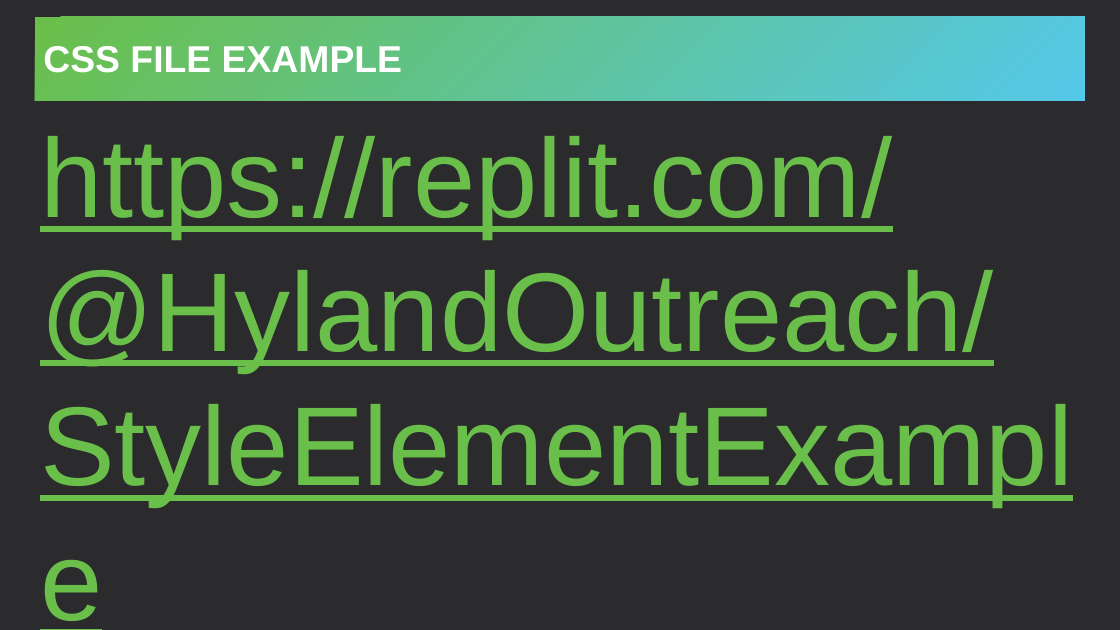
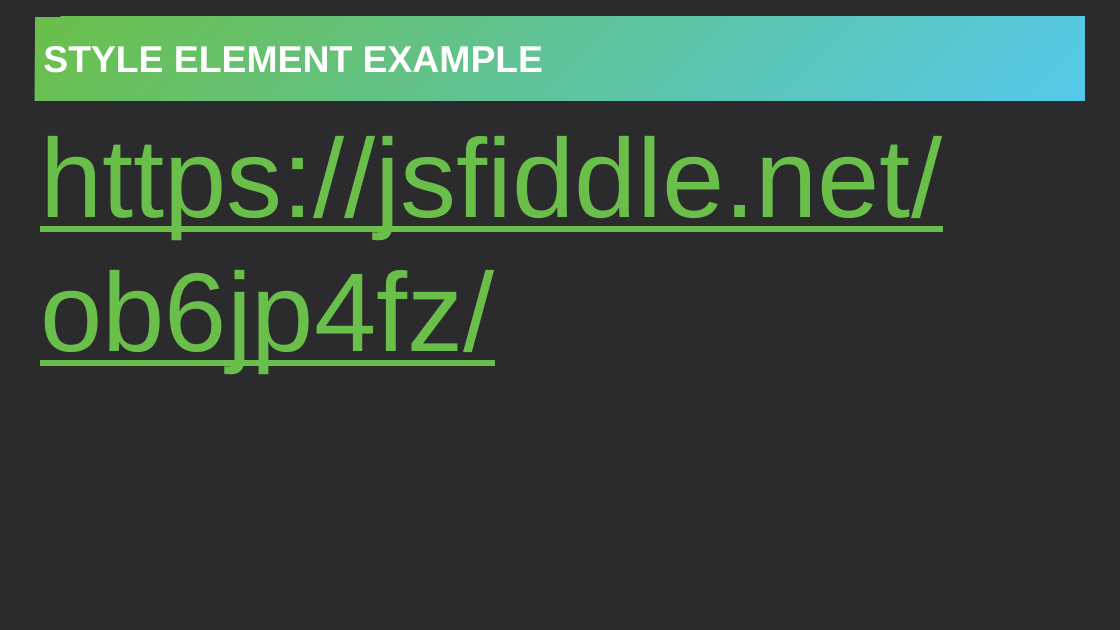
Before and after one commit to hylandtechoutreach/ucs, a slide deck: slide 4 of CssIntro/HelloCss.pptx. Drawn at 1120x630 pixels with LibreOffice and Linux fonts; fonts in the diff are those of the drawing. Boxes give left, top, right and bottom in pixels: in the first picture for what was removed or moved away, otherwise in the second. Text is boxed around its words. In the diff, an @@ line names an element or a change of style, - is before the commit and + after.

```diff
--- a/CssIntro/HelloCss.pptx
+++ b/CssIntro/HelloCss.pptx
@@ title at (43, 46, 543, 73): text changed @@
-CSS FILE EXAMPLE
+STYLE ELEMENT EXAMPLE
@@ text at (40, 136, 942, 371): text changed @@
-https://replit.com/@HylandOutreach/StyleElementExample
+https://jsfiddle.net/ob6jp4fz/
```
Also in this commit, not shown: 1 other slide changed, 25 other files.
